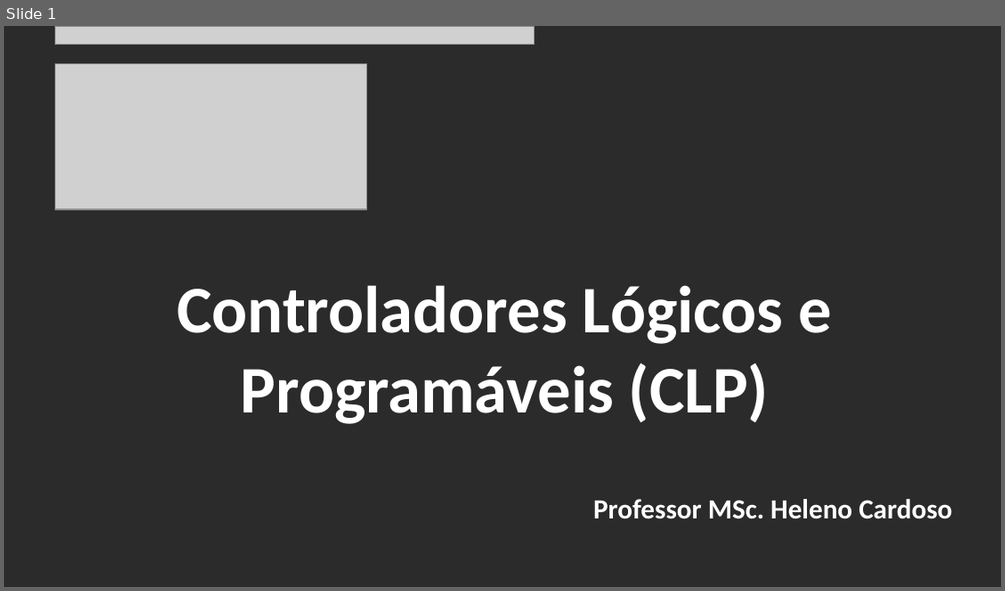
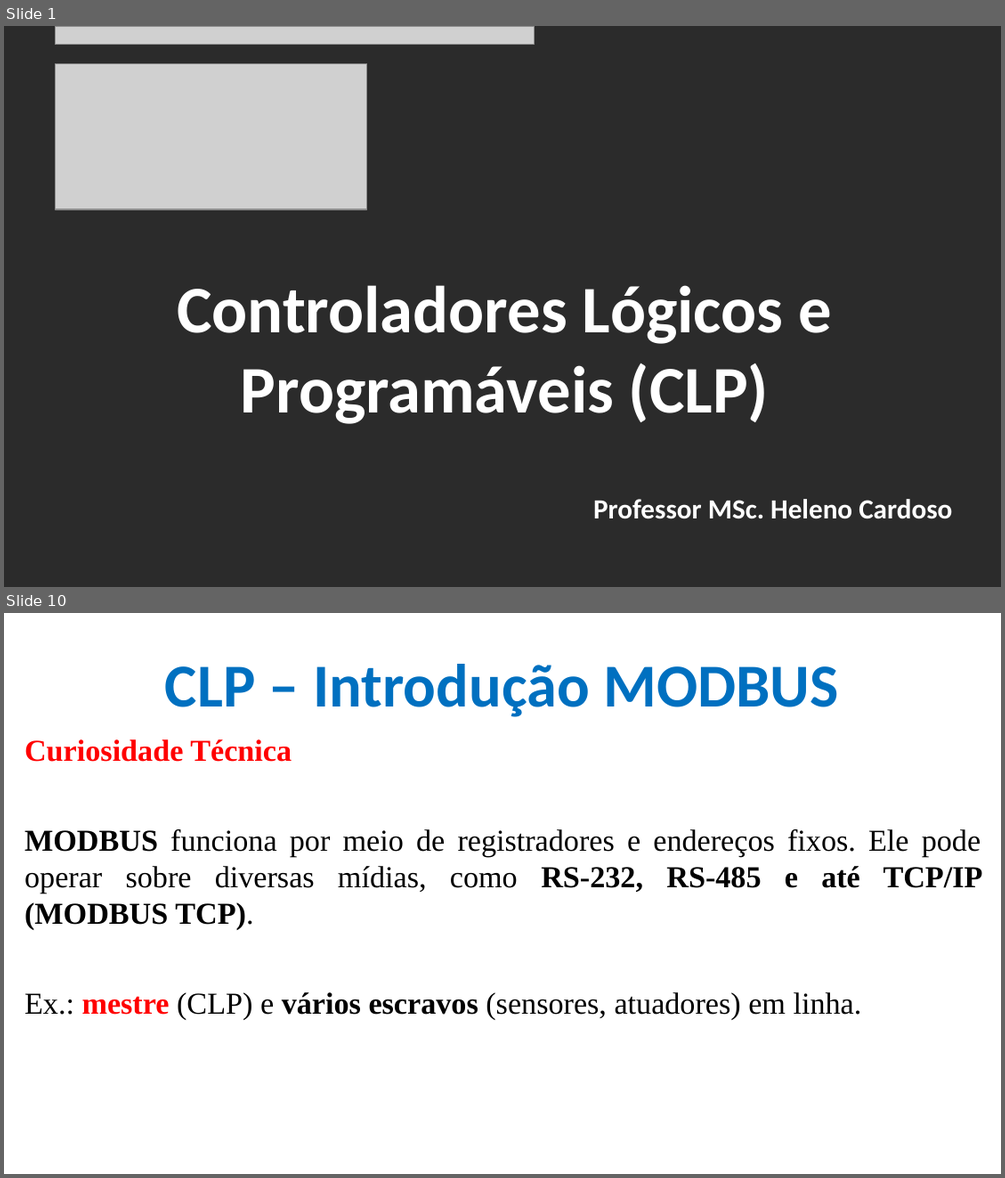
Before and after one commit to CloudEducationBrazil/WydenUniRuyControladoresLogicosProgCLP, a slide deck: 01 Classes/Aula6 - CLP - Redes Industriais MODBUS.pptx. Shown one above the other, each under a label of ours: slide 1 before the commit, slides 1 and 10 after it; the slides between them are not shown. The pictures are 1005x591 and 1005x1178 pixels, drawn with LibreOffice and Linux fonts; fonts in the diff are those of the drawing; grey boxes stand for pictures; background and template pictures are left out; a plain dark background stands for a picture behind light text. Boxes give left, top, right and bottom in pixels: in the first picture for what was removed or moved away, otherwise in the second. Text is boxed around its words. In the diff, an @@ line names an element or a change of style, - is before the commit and + after.

```diff
--- a/01 Classes/Aula6 - CLP - Redes Industriais MODBUS.pptx
+++ b/01 Classes/Aula6 - CLP - Redes Industriais MODBUS.pptx
@@ slide 10 added at box(4, 613, 1001, 1174), background picture (left out) @@
@@ title added at box(165, 664, 839, 717), 44 pt, text #0070C0, bold @@
+CLP – Introdução MODBUS
@@ text added at box(24, 739, 983, 1020), 22 pt, text #000000 @@
+Curiosidade Técnica
+MODBUS funciona por meio de registradores e endereços fixos. Ele pode operar sobre diversas mídias, como RS-232, RS-485 e até TCP/IP (MODBUS TCP).
+Ex.: mestre (CLP) e vários escravos (sensores, atuadores) em linha.
```
Also in this commit, not shown: 2 slides changed, 23 other slides added.
